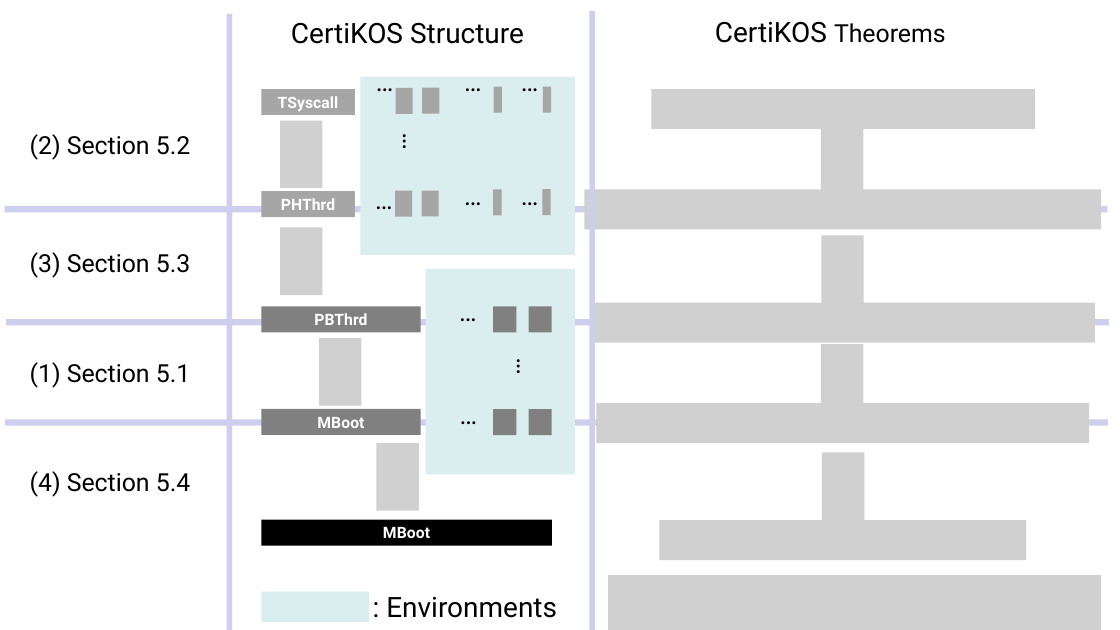
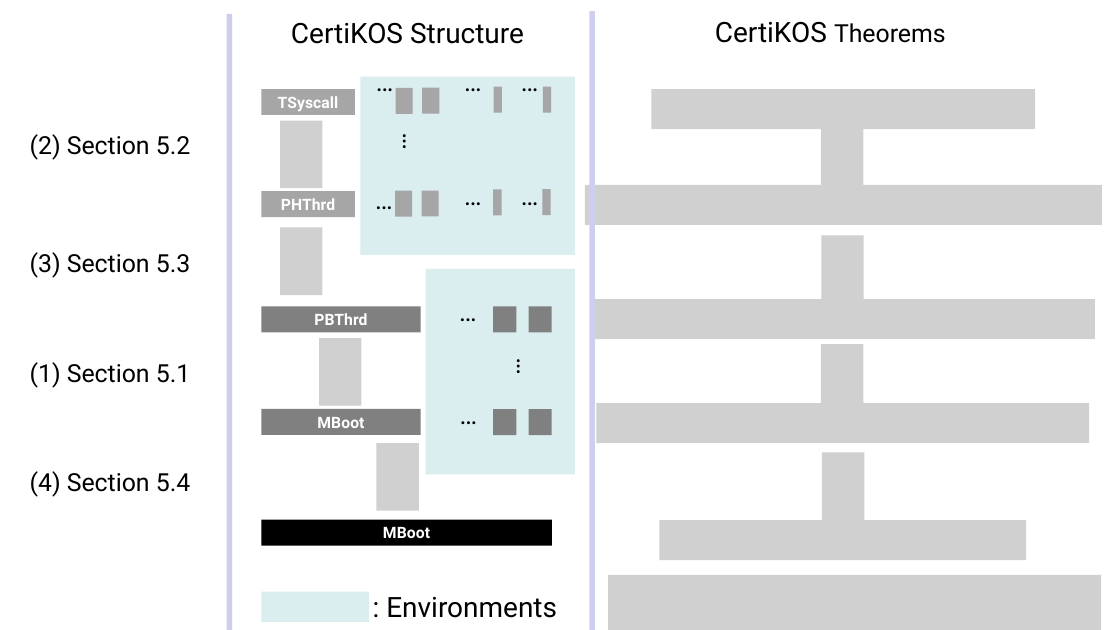
Before and after one commit to jieungkim/phd_thesis, a slide deck: slide 1 of figs/certikos/concurrent_linking.pptx. Drawn at 1120x630 pixels with LibreOffice and Linux fonts; fonts in the diff are those of the drawing; grey boxes stand for pictures. Boxes give left, top, right and bottom in pixels: in the first picture for what was removed or moved away, otherwise in the second. Text is boxed around its words. In the diff, an @@ line names an element or a change of style, - is before the commit and + after.

```diff
--- a/figs/certikos/concurrent_linking.pptx
+++ b/figs/certikos/concurrent_linking.pptx
@@ rectangle removed at (x1=5, y1=207, x2=1108, y2=213) @@
@@ picture moved from (x1=585, y1=189, x2=1102, y2=230) to (x1=585, y1=185, x2=1102, y2=225) @@
@@ picture moved from (x1=591, y1=302, x2=1095, y2=343) to (x1=591, y1=299, x2=1095, y2=339) @@
@@ rectangle removed at (x1=6, y1=319, x2=1109, y2=325) @@
@@ rectangle removed at (x1=5, y1=419, x2=1108, y2=426) @@
```
Also in this commit, not shown: 1 other slide changed, 10 other files.
